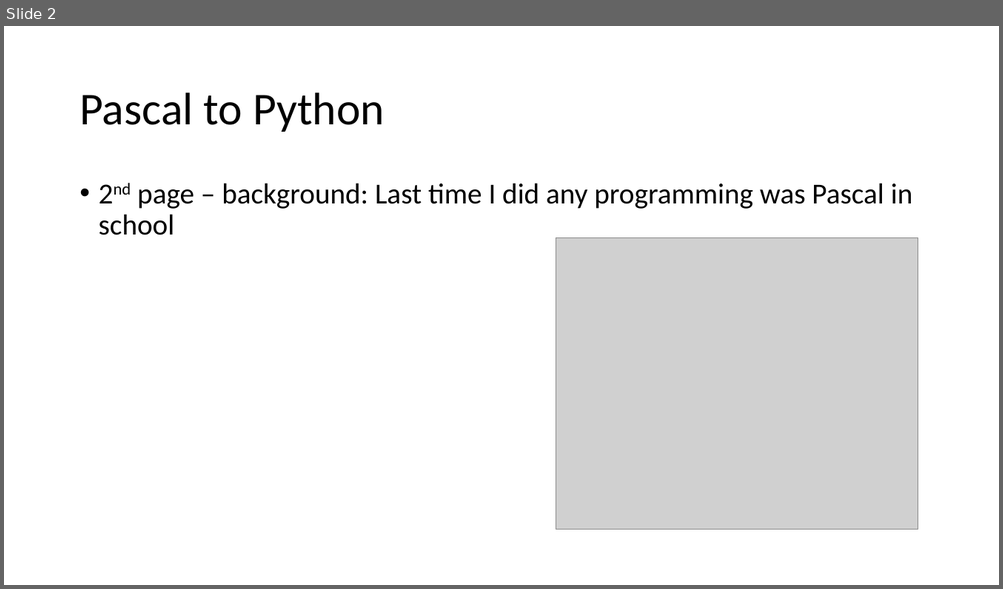
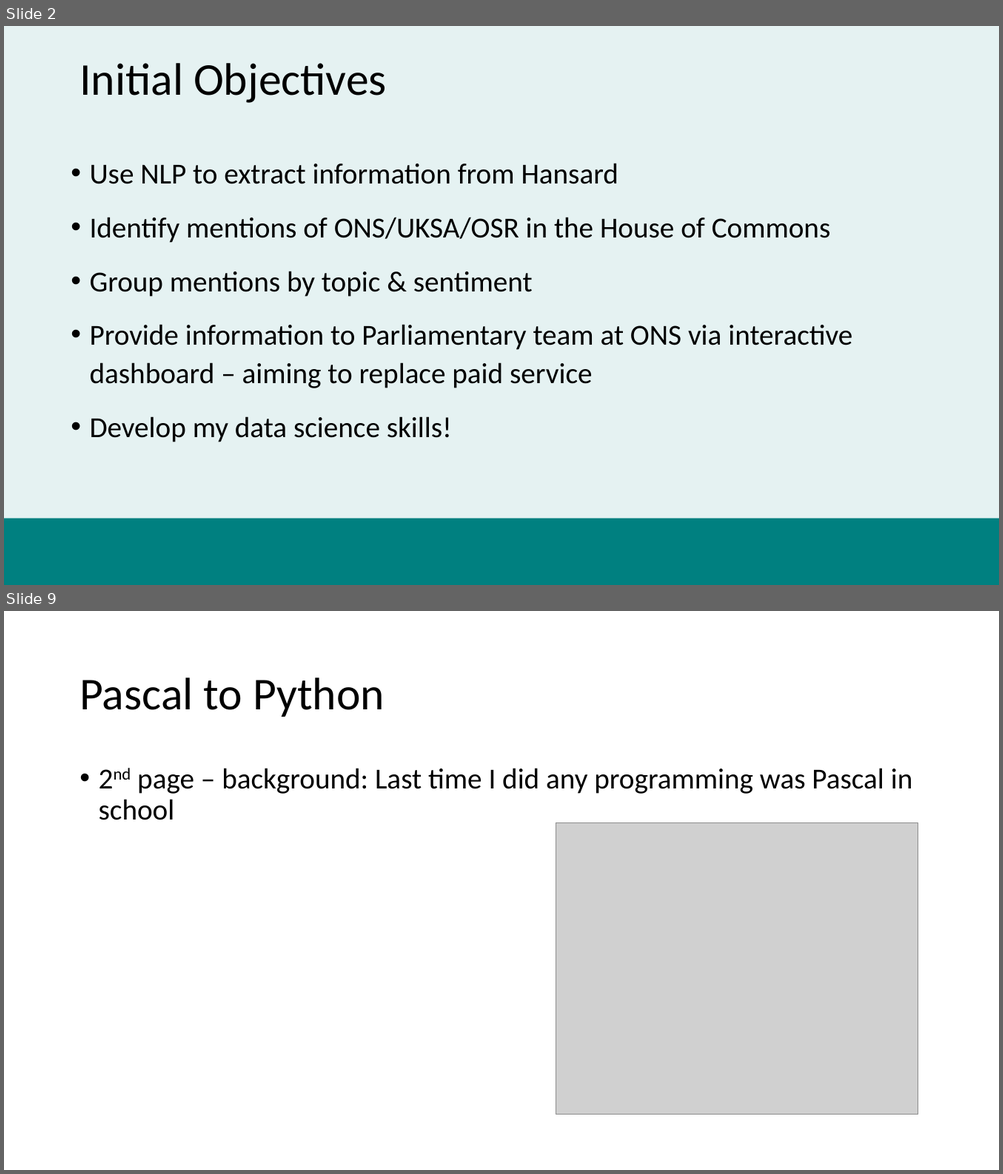
Before and after one commit to datasciencecampus/uk-parliament-stats, a slide deck: user-engagement/dsa-presentation.pptx. Shown one above the other, each under a label of ours: slide 2 before the commit, slides 2 and 9 after it; the slides between them are not shown. The pictures are 1003x589 and 1003x1174 pixels, drawn with LibreOffice and Linux fonts; fonts in the diff are those of the drawing; grey boxes stand for pictures; background and template pictures are left out. Boxes give left, top, right and bottom in pixels: in the first picture for what was removed or moved away, otherwise in the second. Text is boxed around its words. In the diff, an @@ line names an element or a change of style, - is before the commit and + after.

```diff
--- a/user-engagement/dsa-presentation.pptx
+++ b/user-engagement/dsa-presentation.pptx
@@ slide 2 added at box(4, 26, 999, 585), background #008080 at 10% opacity @@
@@ title added at box(79, 63, 387, 103), 44 pt, text #000000 @@
+Initial Objectives
@@ text added at box(90, 163, 852, 443), 28 pt, text #000000 @@
+• Use NLP to extract information from Hansard
+• Identify mentions of ONS/UKSA/OSR in the House of Commons
+• Group mentions by topic & sentiment
+• Provide information to Parliamentary team at ONS via interactive dashboard – aiming to replace paid service
+• Develop my data science skills!
@@ rectangle added at box(4, 518, 999, 585), fill #008080 @@
@@ what was slide 2 is now slide 9 @@
```
Also in this commit, not shown: 7 other slides added, 5 slides removed, 1 other file.
